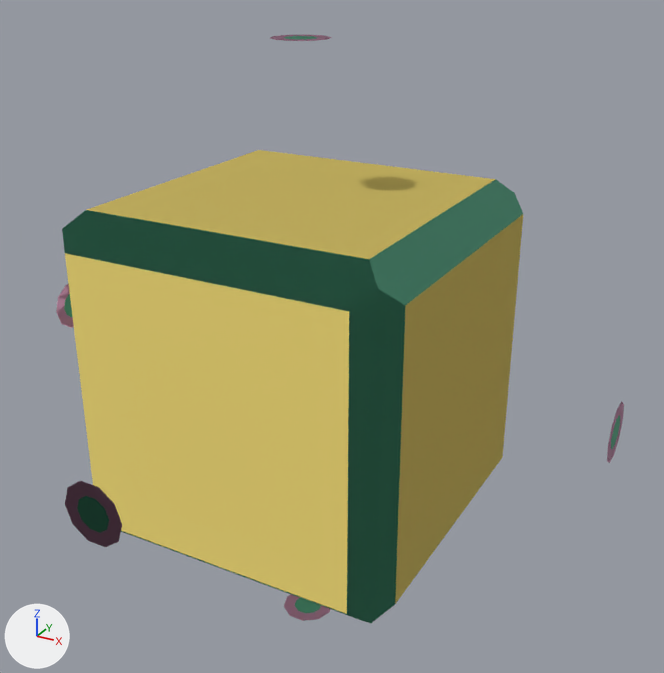
Two versions of the OBJ model 3d-obj/chest.obj, one commit apart.
Rendered twice from a 50 mm camera at (1.389, -2.342, 1.272) aimed at (0.063, 0.068, 0.067). The lights are fixed; the arrows at lower left show +X, +Y and +Z. Where no turn or scale is listed for an object, it has been applied to the vertices. Vertices at the same position are counted once.

The first picture shows 'chest'.
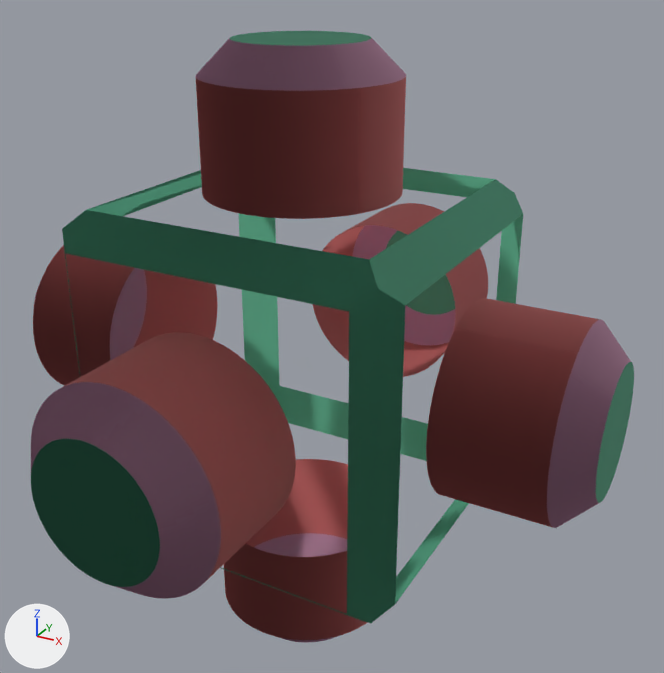
Location of each change, [x1, y1, x2, y2] in pixels of the pictures (664 x 673 px):
'chest', reshaped (6% wider)
    before: [56, 34, 624, 623]
    after: [31, 31, 634, 643]
part 1 of me_chest, added
    after: [31, 332, 296, 599]
part 2 of me_chest, added
    after: [313, 203, 488, 377]
part 3 of me_chest, added
    after: [224, 459, 368, 643]
part 4 of me_chest, added
    after: [196, 31, 406, 219]
part 5 of me_chest, added
    after: [426, 298, 634, 528]
part 6 of me_chest, added
    after: [33, 245, 217, 386]
part 7 of me_chest, deleted
    before: [56, 34, 624, 621]
part 8 of me_chest, deleted (yellow)
    before: [65, 150, 523, 614]

Edits to the bpy script that builds the scene:
```text
Add mat_red:
    mat_red = principled_material('Red')
    mat_red.base_color = (0.8, 0.2, 0.2)  # pink #e77c7c
    mat_red.roughness = 1.0
Change me_chest:
    used by ob_chest; location = (0.0, 0.0, 0.0)
    verts and faces of me_chest; kept vertices keep their numbers, new ones are numbered from 152
    before: 0 (-0.45, -0.55, -0.45), 1 (-0.45, -0.55, 0.45) at pixel (64, 253), 2 (0.45, -0.55, 0.45) at pixel (349, 311), 3 (0.45, -0.55, -0.45) at pixel (346, 614), 28 (0.45, 0.55, -0.45)
    before: 29 (0.45, 0.55, 0.45), 30 (-0.45, 0.55, 0.45), 31 (-0.45, 0.55, -0.45), 56 (-0.45, 0.45, -0.55), 57 (-0.45, -0.45, -0.55) at pixel (121, 531)
    before: 58 (0.45, -0.45, -0.55) at pixel (362, 621), 59 (0.45, 0.45, -0.55), 80 (-0.45, -0.45, 0.55) at pixel (85, 209), 81 (-0.45, 0.45, 0.55) at pixel (258, 149), 82 (0.45, 0.45, 0.55) at pixel (495, 179)
    before: 83 (0.45, -0.45, 0.55) at pixel (368, 259), 104 (0.55, -0.45, -0.45) at pixel (395, 604), 105 (0.55, -0.45, 0.45) at pixel (405, 305), 106 (0.55, 0.45, 0.45) at pixel (523, 213), 107 (0.55, 0.45, -0.45) at pixel (502, 457)
    before: 128 (-0.55, 0.45, -0.45), 129 (-0.55, 0.45, 0.45), 130 (-0.55, -0.45, 0.45) at pixel (63, 238), 131 (-0.55, -0.45, -0.45)
    remove me_chest.from_pydata(...)  # 152 vertices, 96 faces; spans x -1.0..1.0, y -1.0..1.0, z -1.0..1.0
    remove me_chest.materials.append(mat_orange)  # yellow #ffe77c
    add me_chest.from_pydata(...)  # 1832 vertices, 1230 faces; spans x -1.0..1.0, y -1.0..1.0, z -1.0..1.0
    me_chest part 1: a new loose piece of 300 vertices spanning x -0.3..0.3, y -1.0..-0.56, z -0.3..0.3
    me_chest part 2: a new loose piece of 300 vertices spanning x -0.3..0.3, y 0.56..1.0, z -0.3..0.3
    me_chest part 3: a new loose piece of 300 vertices spanning x -0.3..0.3, y -0.3..0.3, z -1.0..-0.56
    me_chest part 4: a new loose piece of 300 vertices spanning x -0.3..0.3, y -0.3..0.3, z 0.56..1.0
    me_chest part 5: a new loose piece of 300 vertices spanning x 0.56..1.0, y -0.3..0.3, z -0.3..0.3
    me_chest part 6: a new loose piece of 300 vertices spanning x -1.0..-0.56, y -0.3..0.3, z -0.3..0.3
    me_chest part 7: 6 loose pieces with 120 vertices, spanning x -1.0..1.0, y -1.0..1.0, z -1.0..1.0, are deleted
    me_chest part 8
    add delete_faces([(0, 1, 2, 3), (28, 29, 30, 31), (56, 57, 58, 59), (80, 81, 82, 83), (104, 105, 106, 107), (128, 129, 130, 131)])
    add me_chest.materials.append(mat_red)  # pink #e77c7c
```
